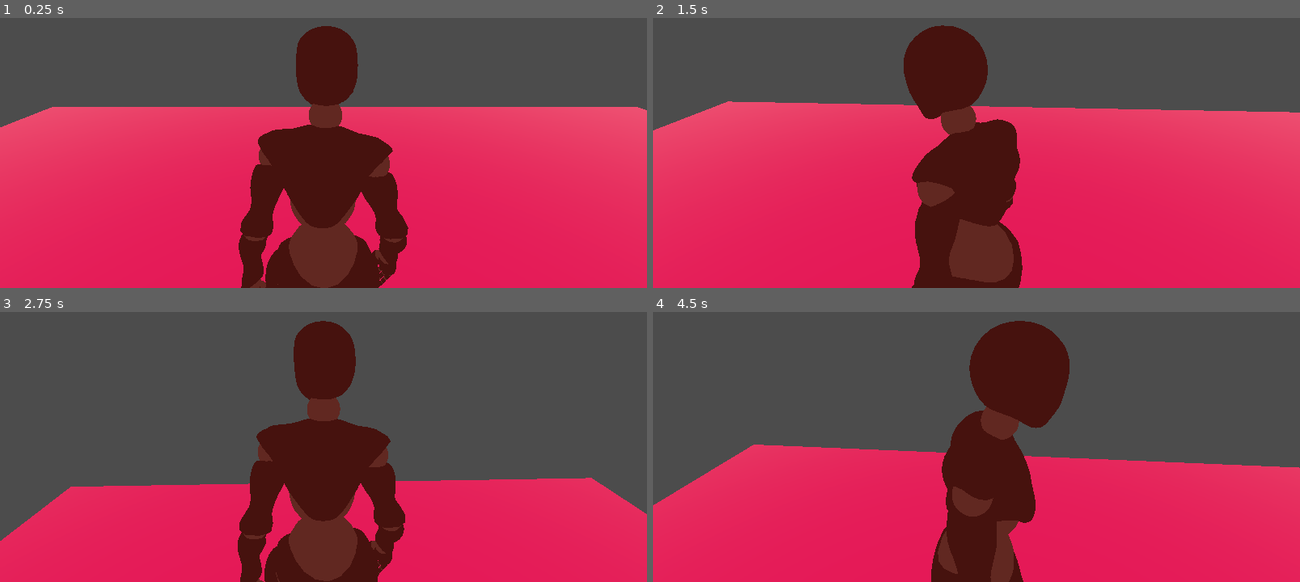
Above: before the commit, frames 1-4 (two rows, left to right).
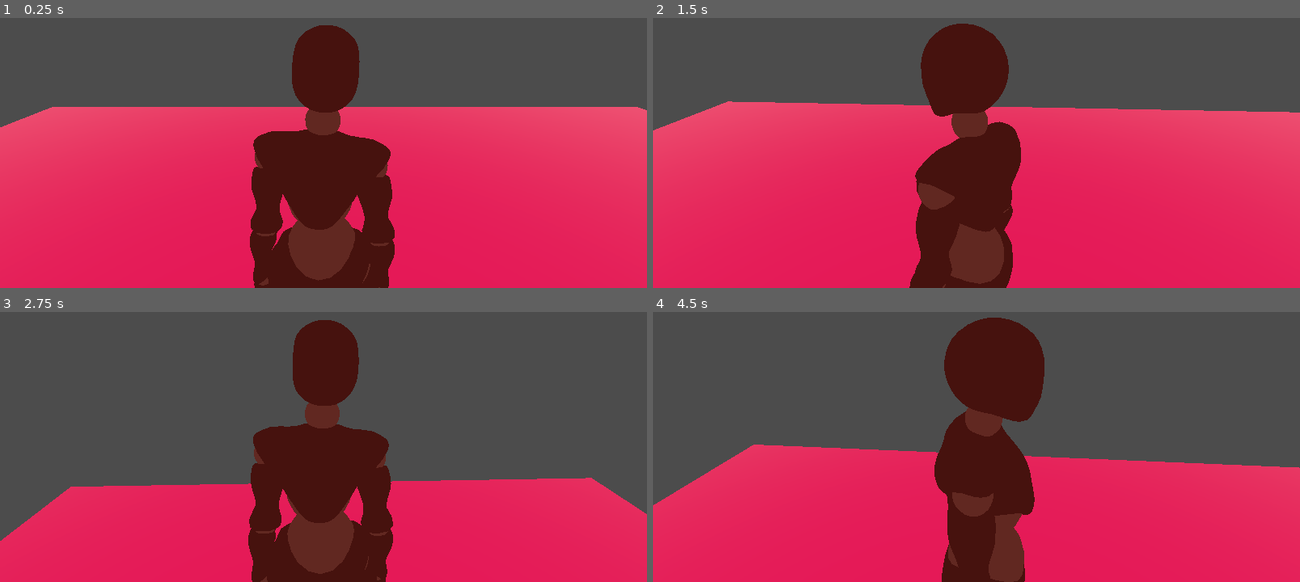
Above: after the commit, the same moments.

Repository: nischitpra/godot_test
Game: Godot game, scene res://terrain/Spatial.tscn
The game is run twice, just before and just after one commit, with the same random seed, the same clock (stepped at 60 frames per second) and the same inputs.
Inputs (mouse positions are in pixels of both pictures, inside the frame that each line leads up to):
- Up to frame 1 (0.25 s): no input
- Up to frame 2 (1.5 s): tap Enter at 0.5 s; move the mouse to (1008, 96) at 0.52 s; hold S (move_bw) 0.53-1.28 s; move the mouse to (944, 101) at 1.27 s; tap W (move_fw) at 1.35 s
- Up to frame 3 (2.75 s): move the mouse to (336, 384) at 2.02 s; tap Space (move_j) at 2.1 s
- Up to frame 4 (4.5 s): move the mouse to (970, 398) at 2.77 s; tap A (move_l) at 2.85 s; move the mouse to (1021, 398) at 3.52 s; hold D (move_r) 3.53-4.28 s; tap Space (move_j) at 4.25 s; move the mouse to (924, 387) at 4.27 s; tap Shift (move_sprint) at 4.35 s

The runs differ from the first frame. In frame 1, 3.7% of the frame differs, in the area x 36-64%, y 2-100%; in frame 2, 3.7%; in frame 3, 3.5%; in frame 4, 4.7%, in the area x 43-65%, y 2-100%.

Commit message:
* [w] almost working root motion animation

Diff:
--- a/player/root_motion_player.tscn
+++ b/player/root_motion_player.tscn
@@ -1,6 +1,8 @@
 [gd_scene load_steps=9 format=2]
 
 [ext_resource path="res://player/root_motion_player.fbx" type="PackedScene" id=1]
+
+[sub_resource type="AnimationNodeOneShot" id=1]
 
 [sub_resource type="AnimationNodeAnimation" id=2]
 animation = "Armature|idle-cycle"
@@ -8,32 +10,30 @@
 [sub_resource type="AnimationNodeAnimation" id=3]
 animation = "Armature|jump"
 
-[sub_resource type="AnimationNodeOneShot" id=4]
+[sub_resource type="AnimationNodeBlend3" id=4]
 
-[sub_resource type="AnimationNodeBlend3" id=5]
+[sub_resource type="AnimationNodeAnimation" id=5]
+animation = "Armature|run-cycle"
 
 [sub_resource type="AnimationNodeAnimation" id=6]
-animation = "Armature|run-cycle"
-
-[sub_resource type="AnimationNodeAnimation" id=7]
 animation = "Armature|walk-cycle"
 
-[sub_resource type="AnimationNodeBlendTree" id=1]
-graph_offset = Vector2( -457, 52.5 )
+[sub_resource type="AnimationNodeBlendTree" id=7]
+graph_offset = Vector2( -367, 36 )
+nodes/OneShot/node = SubResource( 1 )
+nodes/OneShot/position = Vector2( 220, 180 )
 nodes/idle/node = SubResource( 2 )
-nodes/idle/position = Vector2( -360, 0 )
+nodes/idle/position = Vector2( -300, 120 )
 nodes/jump/node = SubResource( 3 )
-nodes/jump/position = Vector2( -60, 200 )
-nodes/jump_blend/node = SubResource( 4 )
-nodes/jump_blend/position = Vector2( 160, 40 )
-nodes/move_blend/node = SubResource( 5 )
-nodes/move_blend/position = Vector2( -60, 0 )
-nodes/output/position = Vector2( 380, 40 )
-nodes/run/node = SubResource( 6 )
-nodes/run/position = Vector2( -360, 240 )
-nodes/walk/node = SubResource( 7 )
-nodes/walk/position = Vector2( -360, 120 )
-node_connections = [ "output", 0, "jump_blend", "jump_blend", 0, "move_blend", "jump_blend", 1, "jump", "move_blend", 0, "idle", "move_blend", 1, "walk", "move_blend", 2, "run" ]
+nodes/jump/position = Vector2( 0, 340 )
+nodes/move_blend/node = SubResource( 4 )
+nodes/move_blend/position = Vector2( 0, 120 )
+nodes/output/position = Vector2( 420, 180 )
+nodes/run/node = SubResource( 5 )
+nodes/run/position = Vector2( -300, 360 )
+nodes/walk/node = SubResource( 6 )
+nodes/walk/position = Vector2( -300, 240 )
+node_connections = [ "output", 0, "OneShot", "move_blend", 0, "idle", "move_blend", 1, "walk", "move_blend", 2, "run", "OneShot", 0, "move_blend", "OneShot", 1, "jump" ]
 
 [node name="root_motion_player" instance=ExtResource( 1 )]
 
@@ -41,8 +41,12 @@
 transform = Transform( 1, 0, 0, 0, 1, -4.37114e-08, 0, 4.37114e-08, 1, 0, 0, 0 )
 
 [node name="AnimationTree" type="AnimationTree" parent="." index="2"]
-tree_root = SubResource( 1 )
+tree_root = SubResource( 7 )
 anim_player = NodePath("../AnimationPlayer")
 active = true
-parameters/jump_blend/active = false
-parameters/move_blend/blend_amount = -1.0
+root_motion_track = NodePath("Armature:RootMotion")
+parameters/OneShot/active = false
+parameters/move_blend/blend_amount = 0
+
+[node name="RootMotionView" type="RootMotionView" parent="." index="3"]
+animation_path = NodePath("../AnimationTree")
Binary file changed: player/root_motion_player.fbx
